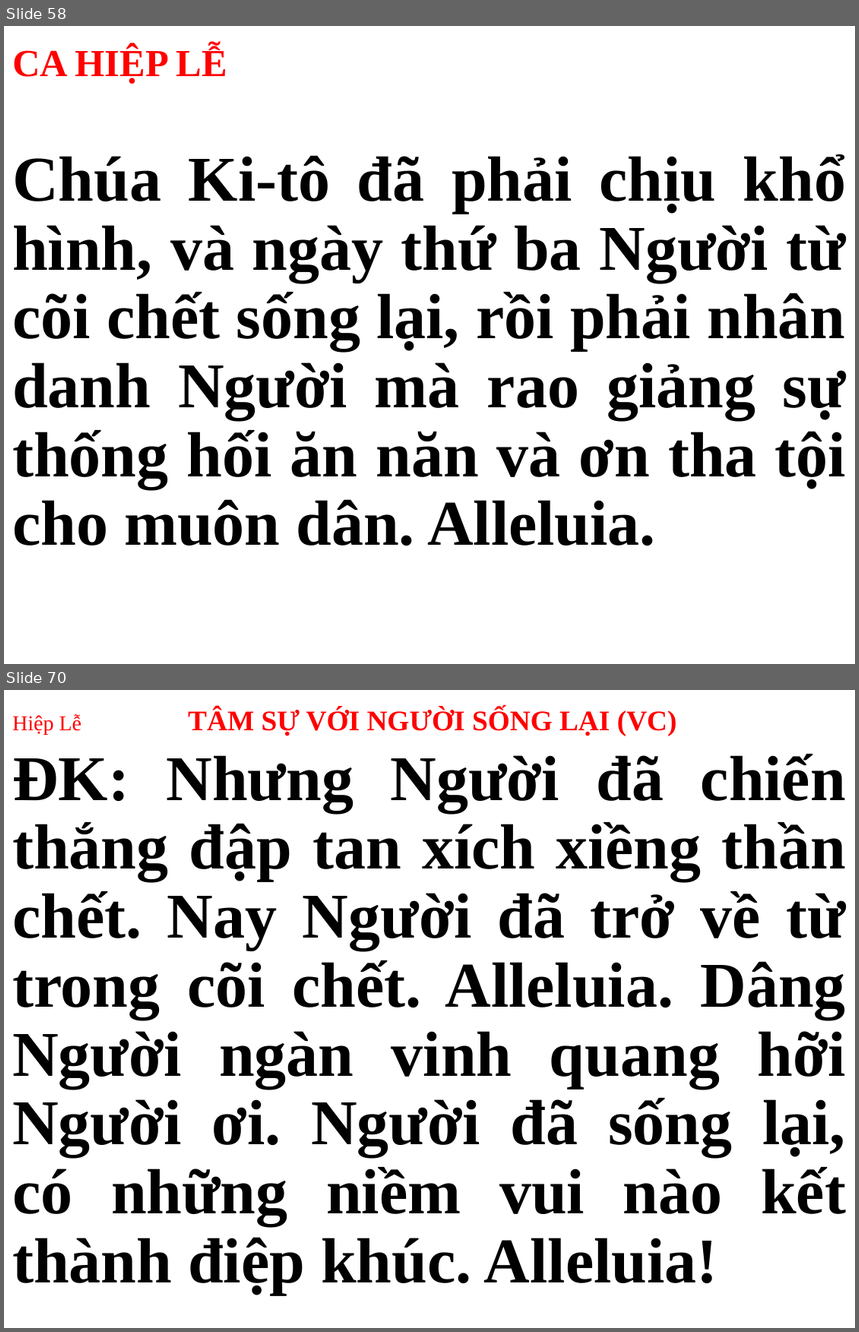
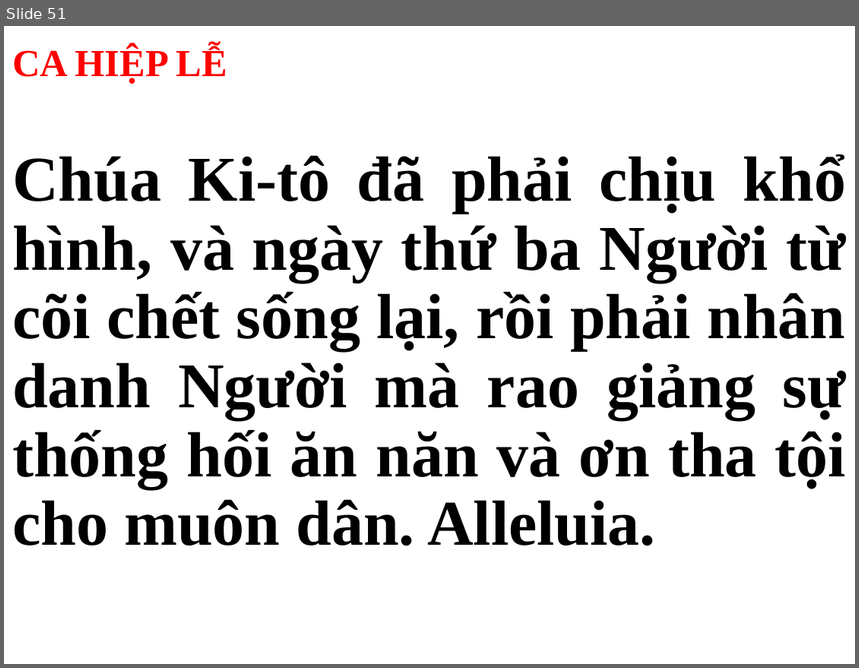
Before and after one commit to webfullstack99/usb-songs, a slide deck: CN.pptx. Shown one above the other, each under a label of ours: slides 58 and 70 before the commit, slide 51 after it; the slides between them are not shown. The pictures are 859x1332 and 859x668 pixels, drawn with LibreOffice and Linux fonts; fonts in the diff are those of the drawing. Boxes give left, top, right and bottom in pixels: in the first picture for what was removed or moved away, otherwise in the second. Text is boxed around its words. In the diff, an @@ line names an element or a change of style, - is before the commit and + after.

```diff
--- a/CN.pptx
+++ b/CN.pptx
@@ slide 70 removed at [4, 690, 855, 1328], background #FFFFFF @@
@@ title removed at [12, 708, 677, 736] @@
-Hiệp Lễ TÂM SỰ VỚI NGƯỜI SỐNG LẠI (VC)
@@ subtitle removed at [12, 754, 846, 1226] @@
-ĐK: Nhưng Người đã chiến thắng đập tan xích xiềng thần chết. Nay Người đã trở về từ trong cõi chết. Alleluia. Dâng Người ngàn vinh quang hỡi Người ơi. Người đã sống lại, có những niềm vui nào kết thành điệp khúc. Alleluia!
@@ what was slide 58 is now slide 51 @@
```
Also in this commit, not shown: 29 other slides changed, 22 slides added, 38 other slides removed, 1 other file.
